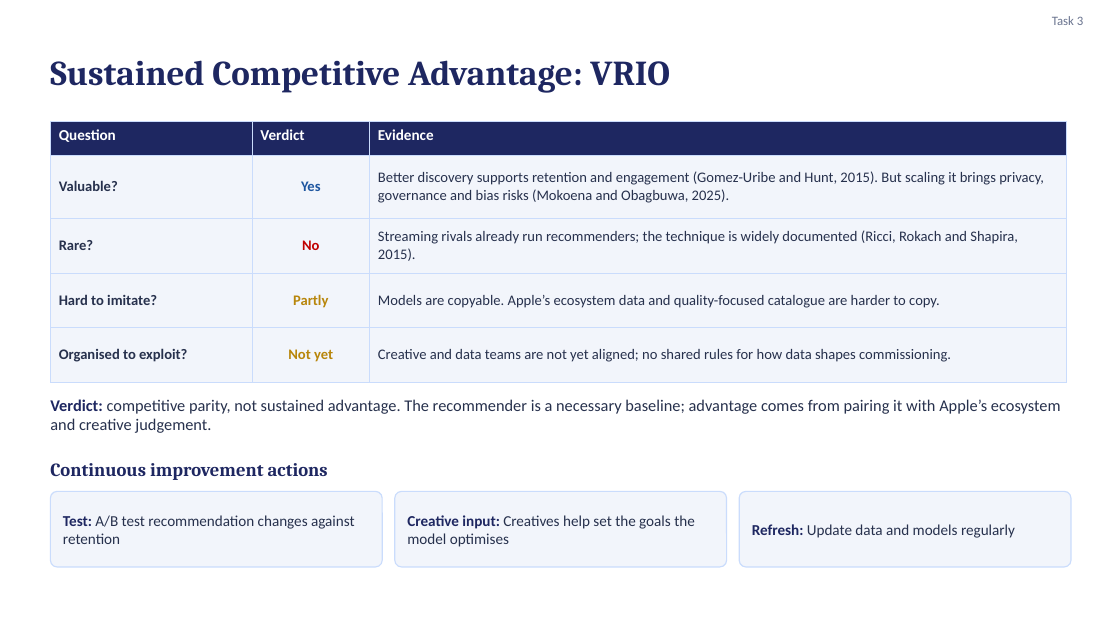
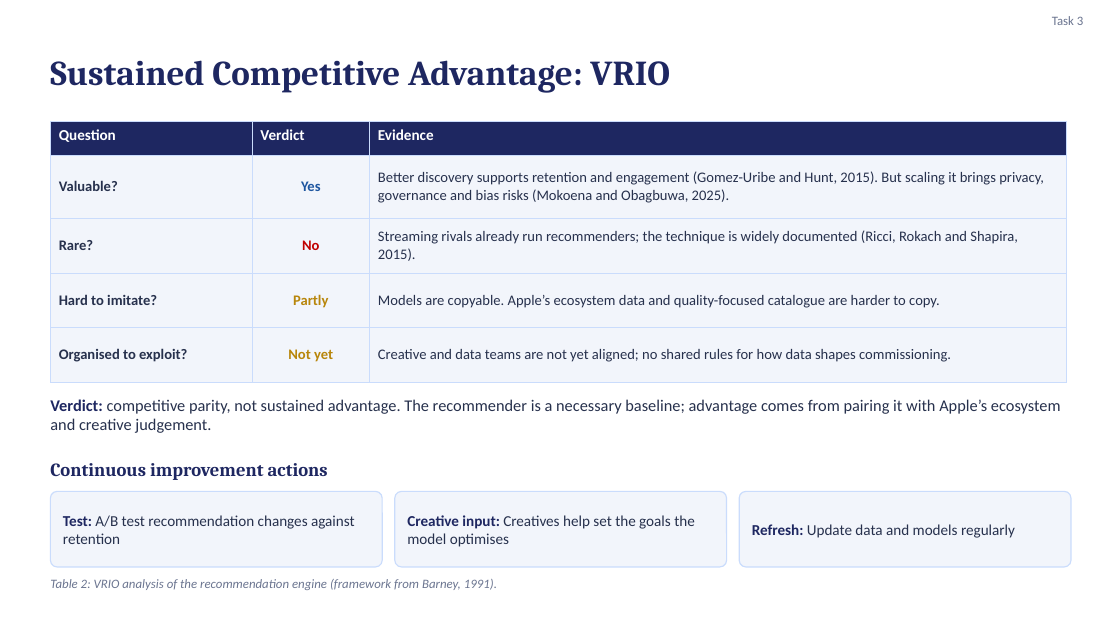
Before and after one commit to karanrg22-svg/skill, a slide deck: slide 8 of Earning-the-Signal_revised.pptx. Drawn at 1120x630 pixels with LibreOffice and Linux fonts; fonts in the diff are those of the drawing. Boxes give left, top, right and bottom in pixels: in the first picture for what was removed or moved away, otherwise in the second. Text is boxed around its words. In the diff, an @@ line names an element or a change of style, - is before the commit and + after.

```diff
--- a/Earning-the-Signal_revised.pptx
+++ b/Earning-the-Signal_revised.pptx
@@ text added at box(50, 579, 497, 590), 11 pt, text #6B7590, italic @@
+Table 2: VRIO analysis of the recommendation engine (framework from Barney, 1991).
```
Also in this commit, not shown: 7 other slides changed.
